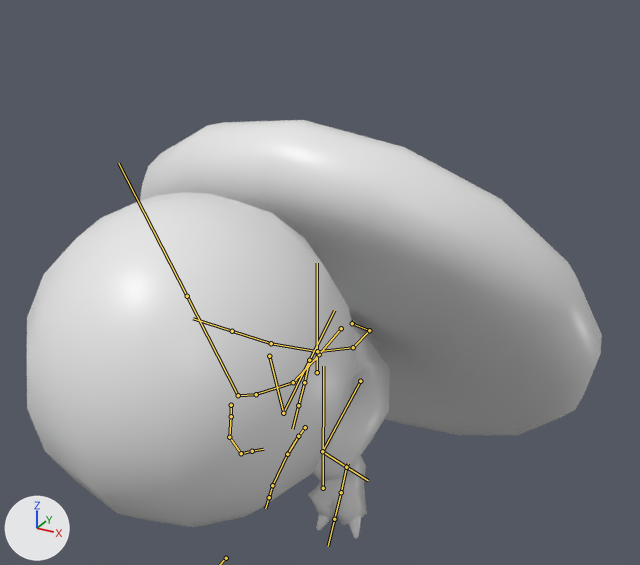
A saved change to the FBX model Assets/Models/Dino/Dino.fbx.
Rendered twice from a 50 mm camera at (1.067, -1.961, 1.664) aimed at (0.026, -0.068, 0.717). Lighting does not change. The marker at lower left points along +X, +Y and +Z. Both versions are drawn at frame 3 of the action 'DinoArmature|A.DinoSwim'; the numbers are the values there. The bones that bend it are drawn over the model as lines.

Objects in the first picture: 'BubbleHead', 'DinoBody', 'TailSpin'.
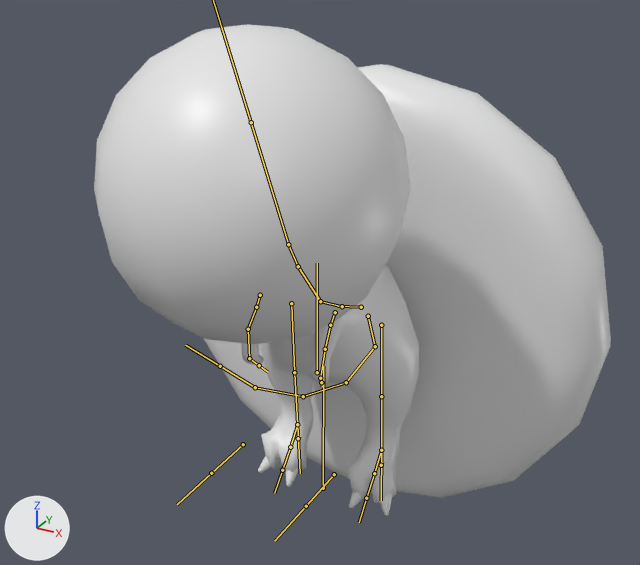
Changed parts and their boxes (x1, y1, x2, y2) in the pictures (640 x 565 px):
'BubbleHead', posed
    before: (27, 192, 357, 527)
    after: (94, 24, 411, 344)
'TailSpin', posed (12% narrower, 38% taller)
    before: (140, 120, 602, 435)
    after: (204, 64, 611, 498)
'DinoBody', posed
    before: (276, 318, 390, 539)
    after: (241, 265, 419, 516)
bone 'hips', root to tip
    before: (341, 328) to (314, 360)
    after: (361, 307) to (337, 306)
bone 'head', root to tip
    before: (238, 395) to (187, 296)
    after: (288, 244) to (251, 122)
bone 'shoulder.L', root to tip
    before: (305, 427) to (298, 436)
    after: (335, 312) to (330, 325)
bone 'upper_leg.L', root to tip
    before: (360, 381) to (322, 451)
    after: (381, 325) to (381, 396)
bone 'lower_leg.L', root to tip
    before: (322, 451) to (346, 467)
    after: (381, 396) to (381, 450)
bone 'upper_leg.R', root to tip
    before: (269, 356) to (283, 413)
    after: (291, 303) to (294, 372)
bone 'lower_leg.R', root to tip
    before: (283, 413) to (309, 360)
    after: (294, 372) to (297, 424)
bone 'FootIK.L', root to tip
    before: (346, 467) to (348, 463)
    after: (381, 465) to (382, 462)
bone 'foot.L', root to tip
    before: (346, 467) to (341, 492)
    after: (381, 450) to (374, 473)
bone 'FootIK.R', root to tip
    before: (309, 360) to (311, 357)
    after: (298, 438) to (299, 436)
bone 'foot.R', root to tip
    before: (309, 360) to (304, 382)
    after: (297, 424) to (290, 447)

The change, as a diff of the scene's bpy script:
```diff
--- a/Assets/Models/Dino/Dino.fbx.py
+++ b/Assets/Models/Dino/Dino.fbx.py
@@ bone_hips @@
 bone_hips = bpy.data.objects['DinoArmature'].pose.bones['hips']  # child of 'CharacterCenter'
-bone_hips.location = (0.029, 0.155, 0.0)
-bone_hips.rotation_quaternion = (0.957, 0.0, 0.0, 0.289)  # degrees (0, 0, 34)
+bone_hips.location = (0.094, 0.044, 0.0)
+bone_hips.rotation_quaternion = (1.0, 0.0, 0.0, 0.0)  # degrees (0, 0, 0)
@@ bone_head @@
 bone_head = bpy.data.objects['DinoArmature'].pose.bones['head']  # child of 'neck'
-bone_head.rotation_quaternion = (0.964, 0.0, 0.0, 0.265)  # degrees (0, 0, 31)
+bone_head.rotation_quaternion = (1.0, 0.0, 0.0, 0.0)  # degrees (0, 0, 0)
@@ bone_shoulder_l @@
 bone_shoulder_l = bpy.data.objects['DinoArmature'].pose.bones['shoulder.L']  # child of 'chest'
-bone_shoulder_l.rotation_quaternion = (0.805, -0.041, 0.009, -0.592)  # degrees (-4, -2, -73)
+bone_shoulder_l.rotation_quaternion = (1.0, 0.0, 0.0, 0.0)  # degrees (0, 0, 0)
@@ bone_upper_leg_l @@
 bone_upper_leg_l = bpy.data.objects['DinoArmature'].pose.bones['upper_leg.L']  # child of 'hips'
-bone_upper_leg_l.rotation_quaternion = (0.775, 0.0, 0.0, -0.632)  # degrees (0, 0, -78)
+bone_upper_leg_l.rotation_quaternion = (0.978, 0.0, 0.0, 0.207)  # degrees (0, 0, 24)
@@ bone_lower_leg_l @@
 bone_lower_leg_l = bpy.data.objects['DinoArmature'].pose.bones['lower_leg.L']  # child of 'upper_leg.L'
-bone_lower_leg_l.rotation_quaternion = (0.882, 0.0, 0.0, 0.471)  # degrees (0, 0, 56)
+bone_lower_leg_l.rotation_quaternion = (0.887, 0.0, 0.0, -0.461)  # degrees (0, 0, -55)
@@ bone_upper_leg_r @@
 bone_upper_leg_r = bpy.data.objects['DinoArmature'].pose.bones['upper_leg.R']  # child of 'hips'
-bone_upper_leg_r.rotation_quaternion = (0.999, 0.0, 0.0, -0.034)  # degrees (0, 0, -4)
+bone_upper_leg_r.rotation_quaternion = (0.978, 0.0, 0.0, -0.207)  # degrees (0, 0, -24)
@@ bone_lower_leg_r @@
 bone_lower_leg_r = bpy.data.objects['DinoArmature'].pose.bones['lower_leg.R']  # child of 'upper_leg.R'
-bone_lower_leg_r.rotation_quaternion = (0.905, 0.0, 0.0, -0.426)  # degrees (0, 0, -50)
+bone_lower_leg_r.rotation_quaternion = (0.887, 0.0, 0.0, 0.461)  # degrees (0, 0, 55)
@@ bone_footik_l @@
 bone_footik_l = bpy.data.objects['DinoArmature'].pose.bones['FootIK.L']  # child of 'CharacterCenter'
-bone_footik_l.location = (-0.137, -0.233, 0.0)
-bone_footik_l.rotation_quaternion = (0.935, 0.0, 0.0, 0.354)  # degrees (0, 0, 42)
+bone_footik_l.location = (0.0, 0.0, 0.0)
+bone_footik_l.rotation_quaternion = (0.966, 0.0, 0.0, 0.257)  # degrees (0, 0, 30)
@@ bone_foot_l @@
 bone_foot_l = bpy.data.objects['DinoArmature'].pose.bones['foot.L']  # child of 'FootIK.L'
-bone_foot_l.location = (0.0, 0.0, 0.0)
+bone_foot_l.location = (0.036, -0.041, 0.0)
@@ bone_footik_r @@
 bone_footik_r = bpy.data.objects['DinoArmature'].pose.bones['FootIK.R']  # child of 'CharacterCenter'
-bone_footik_r.location = (0.247, 0.078, 0.0)
-bone_footik_r.rotation_quaternion = (0.936, 0.0, 0.0, -0.351)  # degrees (0, 0, -41)
+bone_footik_r.location = (0.0, 0.0, 0.0)
+bone_footik_r.rotation_quaternion = (0.966, 0.0, 0.0, -0.257)  # degrees (0, 0, -30)
@@ bone_foot_r @@
 bone_foot_r = bpy.data.objects['DinoArmature'].pose.bones['foot.R']  # child of 'FootIK.R'
-bone_foot_r.location = (0.0, 0.0, 0.0)
+bone_foot_r.location = (-0.036, -0.041, 0.0)
```
